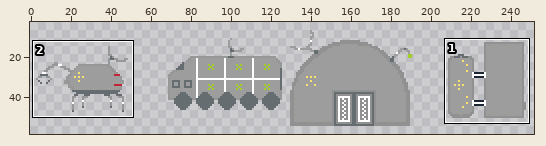
Two states of a sprite sheet, server/assets/BotFrames1.png. The first picture is a wide view before the edit; the outline marks the close-up.
Close-up. First the earlier version:
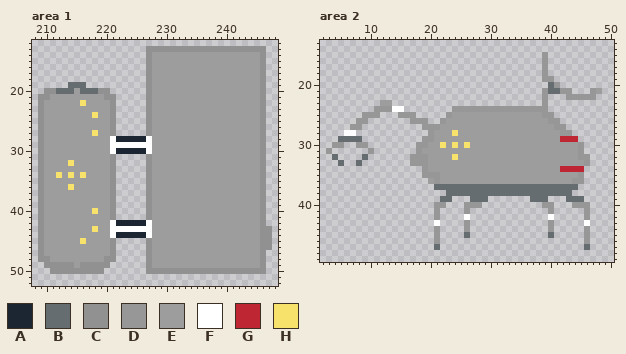
The file is 256x64 pixels. Shown: area 1: x 208..248, y 12..52; area 2: x 2..50, y 13..49. The wide view leaves out empty margins. The commit also changed other parts of the picture, which this record leaves out.
Palette (. is transparent): A #1b2632  B #656d71  C #919191  D #979797  E #9d9d9d  F #ffffff  G #be2633  H #f7e26b
After the commit:
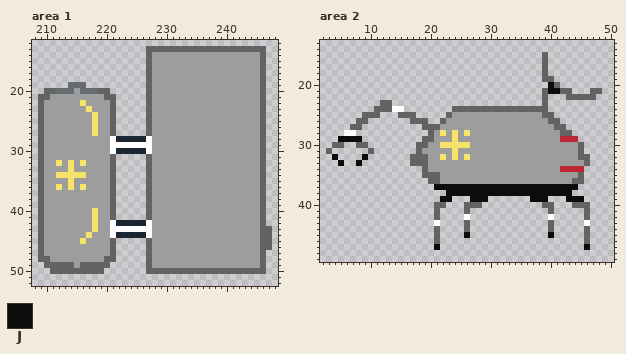
Colours new in this view: J #0c0c0c
The exact change:
Colour C changes from #919191 to #636363.
Area 1:
The edit turns colour E into colour H in row 23 at x 217; in rows 25 to 26 at x 218; in row 32 at x 212 and 216; in row 33 at x 214; in row 34 at x 213 and 215; in row 35 at x 214.
The edit turns colour E into colour H in row 36 at x 212 and 216; in rows 41 to 42 at x 218; in row 44 at x 217.
Area 2:
The edit turns colour D into colour C in rows 15 to 18 at x 39; in row 19 at x 39 to 40; in row 20 at x 41; in row 21 at x 39, 42 to 43 and 47; in row 22 at x 39 and 43 to 47; in row 23 at x 39.
The edit turns colour D into colour C in row 24 at x 11 to 13 and 24 to 39; in row 25 at x 9 to 11, 15 to 17, 23 and 39 to 40; in row 26 at x 8 to 9, 17 to 19, 22 and 40 to 41; in row 27 at x 7 to 8, 19 to 21 and 41 to 42; in row 28 at x 20 and 42 to 43; in row 29 at x 19 to 20.
The edit turns colour D into colour C in row 30 at x 4 to 5, 8 to 9, 18 to 19 and 45; in row 31 at x 3, 10, 18 and 45; in row 32 at x 17 to 19 and 45 to 46; in row 33 at x 17 to 19 and 46; in row 34 at x 19; in row 35 at x 19 to 21 and 45.
The edit turns colour D into colour C in row 36 at x 21 and 44 to 45; in row 40 at x 21 to 22, 26 to 28, 39 to 40 and 44 to 46; in row 41 at x 21, 26, 40 and 46; in row 42 at x 21 and 46; in row 43 at x 26 and 40; in row 44 at x 21, 26, 40 and 46.
The edit turns colour D into colour C in rows 45 to 46 at x 21 and 46.
The edit turns colour E into colour C in row 21 at x 48; in row 23 at x 12 to 13; in row 36 at x 20.
The edit turns colour E into colour H in row 28 at x 22 and 26; in row 29 at x 24; in row 30 at x 23 and 25; in row 31 at x 24; in row 32 at x 22 and 26.
The edit turns colour B into colour J in row 20 at x 40; in row 21 at x 40 to 41; in row 29 at x 5 to 8; in row 32 at x 4 and 9; in row 33 at x 5 and 8; in row 37 at x 21 to 44.
The edit turns colour B into colour J in row 38 at x 23 to 43; in row 39 at x 22 to 23, 27 to 29, 37 to 39 and 43 to 45; in row 45 at x 26 and 40; in row 47 at x 21 and 46.
Boxes around the changes in both close-ups, in picture pixels (x1, y1, x2, y2):
changed: (146, 46, 272, 274)
changed: (38, 88, 116, 274)
changed: (326, 52, 602, 250)
